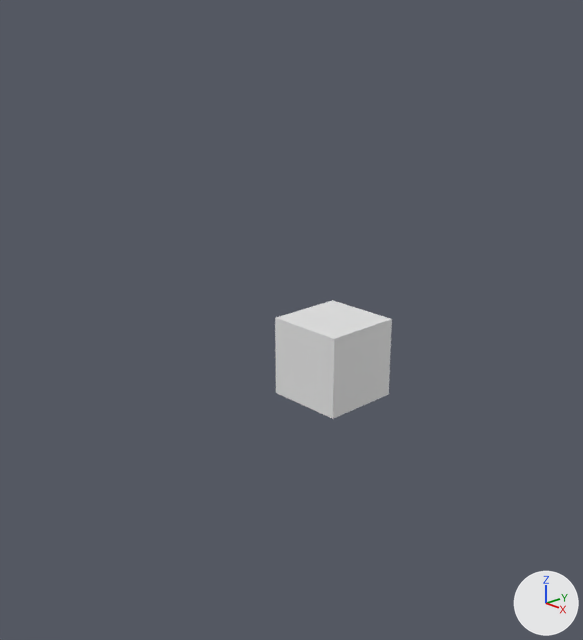
The Blender file Source Content/Weapons/Shotgun/Shotgun.blend, before and after one commit.
Before and after are seen from a 50 mm camera at (12.88, -13.39, 7.47) aimed at (-0.72, -0.72, 0.95). The lights are fixed; the arrows at lower right show +X, +Y and +Z. Materials are left out; every surface is plain grey.
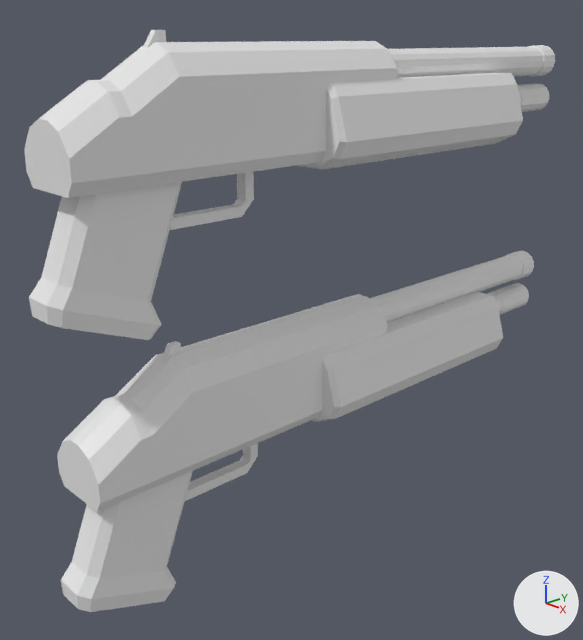
Changed parts and their boxes [x1, y1, x2, y2] in the pictures (583 x 640 px):
'Cube.007', added: after [24, 30, 555, 340]
'Cube', reshaped, rescaled (181% wider, 82% taller): before [275, 300, 392, 419]; after [57, 294, 388, 512]
'Cube.001', added: after [311, 292, 503, 422]
'Cube.003', added: after [61, 471, 193, 612]
'Cylinder', added: after [369, 251, 534, 323]
'Cube.004', added: after [185, 443, 258, 501]
'Cylinder.001', added: after [487, 283, 529, 315]
'Cube.002', added: after [161, 341, 181, 361]

The change, as a diff of the scene's bpy script:
```diff
--- a/Source Content/Weapons/Shotgun/Shotgun.blend.py
+++ b/Source Content/Weapons/Shotgun/Shotgun.blend.py
@@ me_cube_001 @@
 # used by ob_cube; location = (0.0, 0.0, 0.0)
-me_cube_001.from_pydata(...)  # 8 vertices, 6 faces; spans x -1.0..1.0, y -1.0..1.0, z -1.0..1.0
+me_cube_001.from_pydata(...)  # 58 vertices, 54 faces; spans x -1.0..1.0, y -8.79..1.46, z -1.32..1.7
+# me_cube_001 part 1: the whole mesh is rebuilt
@@ me_cylinder_006 @@
+me_cylinder_006.from_pydata(...)  # 65 vertices, 64 faces; spans x -1.1..1.1, y -1.1..1.1, z -19.2..1.1
@@ me_cylinder_007 @@
+me_cylinder_007.from_pydata(...)  # 65 vertices, 64 faces; spans x -1.1..1.1, y -1.1..1.1, z -21.8..1.1
@@ me_cube_007 @@
+me_cube_007.from_pydata(...)  # 40 vertices, 38 faces; spans x -1.52..1.52, y -7.47..-0.56, z -1.59..0.22
@@ me_cube_008 @@
+me_cube_008.from_pydata([(0.477, -0.549, 0.608), (0.477, -1.0, 0.608), (-0.477, -1.0, 0.608), (-0.477, -0.549, 0.608), (0.477, -0.549, 1.0), (0.477, -0.751, 1.0), (-0.477, -0.751, 1.0), (-0.477, -0.549, 1.0)], [], [(4, 7, 6, 5), (0, 4, 5, 1), (1, 5, 6, 2), (2, 6, 7, 3), (4, 0, 3, 7)])
@@ me_cube_009 @@
+me_cube_009.from_pydata(...)  # 32 vertices, 27 faces; spans x -0.88..0.88, y -1.12..1.36, z -1.72..1.52
@@ me_cube_010 @@
+me_cube_010.from_pydata(...)  # 16 vertices, 12 faces; spans x -0.16..0.16, y -4.08..-1.31, z -2.37..-0.95
@@ me_cube_002 @@
+me_cube_002.from_pydata(...)  # 333 vertices, 312 faces; spans x -7.7..7.7, y -3.5..12.4, z -4.6..1.0
@@ ob_cube @@
 ob_cube.location = (0.0, 0.0, 0.0)
+ob_cube.scale = (0.8, 0.8, 0.8)
@@ ob_cylinder @@
+ob_cylinder = bpy.data.objects.new('Cylinder', me_cylinder_006)
+ob_cylinder.location = (0.0, 1.0, 0.8)
+ob_cylinder.rotation_euler = (1.571, 0.0, 0.0)  # degrees (90, 0, 0)
+ob_cylinder.scale = (0.384, 0.384, 0.384)
@@ ob_cylinder_001 @@
+ob_cylinder_001 = bpy.data.objects.new('Cylinder.001', me_cylinder_007)
+ob_cylinder_001.location = (0.0, 0.8, -0.2)
+ob_cylinder_001.rotation_euler = (1.571, 0.0, 0.0)  # degrees (90, 0, 0)
+ob_cylinder_001.scale = (0.346, 0.346, 0.346)
@@ ob_cube_001 @@
+ob_cube_001 = bpy.data.objects.new('Cube.001', me_cube_007)
+ob_cube_001.location = (0.0, 6.31, 0.34)
+ob_cube_001.scale = (0.836, 1.0, 1.0)
@@ ob_cube_002 @@
+ob_cube_002 = bpy.data.objects.new('Cube.002', me_cube_008)
+ob_cube_002.location = (0.0, -4.0, 0.57)
+ob_cube_002.scale = (0.165, 1.0, 1.0)
@@ ob_cube_003 @@
+ob_cube_003 = bpy.data.objects.new('Cube.003', me_cube_009)
+ob_cube_003.location = (0.0, -5.9, -2.02)
+ob_cube_003.rotation_euler = (-0.371, 0.0, 0.0)  # degrees (-21, 0, 0)
+ob_cube_003.scale = (0.6, 1.0, 1.0)
@@ ob_cube_004 @@
+ob_cube_004 = bpy.data.objects.new('Cube.004', me_cube_010)
+ob_cube_004.location = (0.0, -1.45, 0.0)
+ob_cube_004.scale = (0.865, 0.865, 0.865)
@@ ob_cube_007 @@
+ob_cube_007 = bpy.data.objects.new('Cube.007', me_cube_002)
+ob_cube_007.location = (0.0, -4.0, 6.57)
+ob_cube_007.scale = (0.165, 1.0, 1.0)
```
